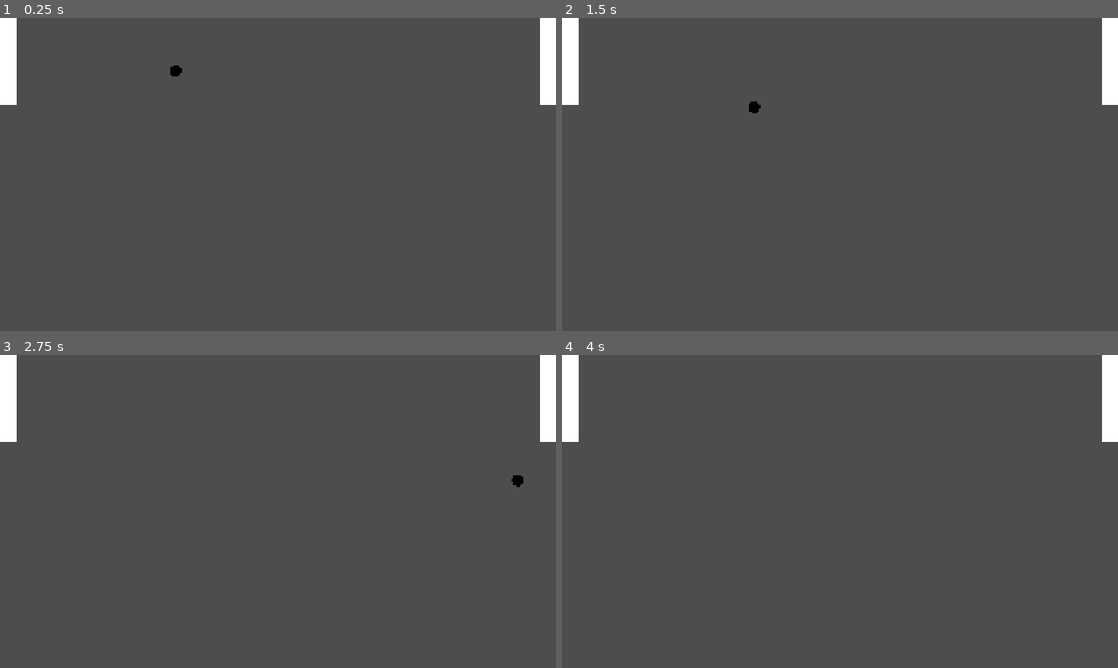
Above: before the commit, frames 1-4 (two rows, left to right).
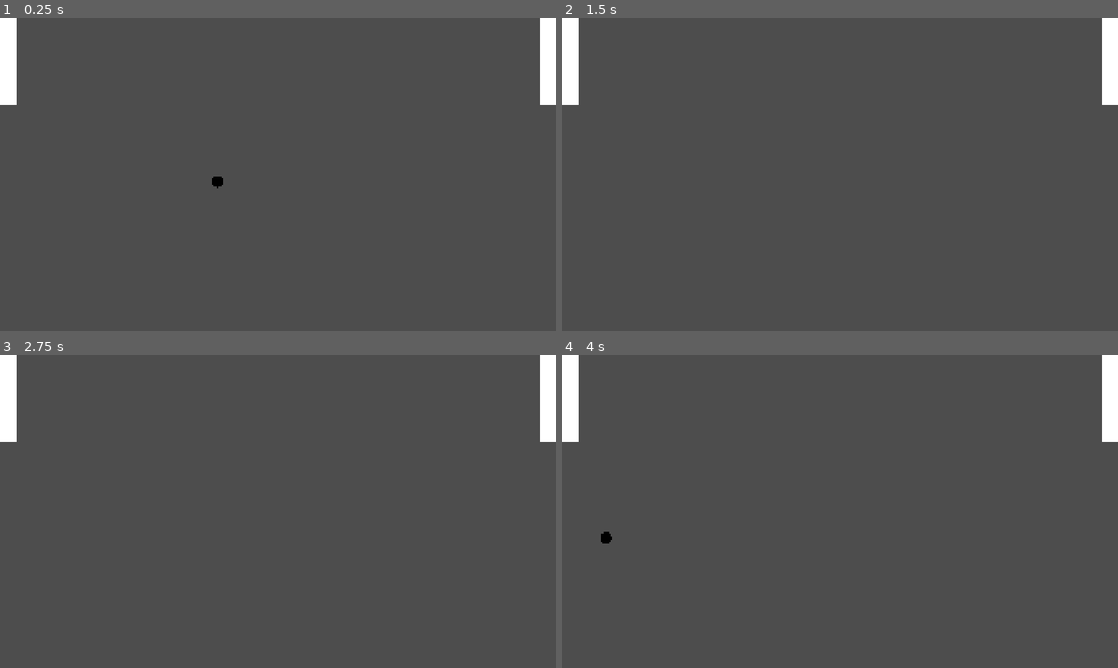
Above: after the commit, the same moments.

Repository: ddahon/pong-godot
Game: Godot game, scene res://main.tscn
The game is run twice, just before and just after one commit, with the same random seed, the same clock (stepped at 60 frames per second) and the same inputs.
Inputs:
- Up to frame 1 (0.25 s): no input
- Up to frame 2 (1.5 s): no input
- Up to frame 3 (2.75 s): no input
- Up to frame 4 (4 s): no input

The runs differ from the first frame. In frame 1, 0.1% of the frame differs, in the area x 30-41%, y 15-55%; in frame 2, less than 0.1%; in frame 3, less than 0.1%; in frame 4, less than 0.1%.

Commit message:
spawn balls

Diff:
--- a/ball.gd
+++ b/ball.gd
@@ -1,4 +1 @@
-class_name ball extends RigidBody2D
-
-func _ready():
-	set_axis_velocity(Vector2(-900, 100))
+class_name Ball extends RigidBody2D
--- /dev/null
+++ b/ball_spawner.gd
@@ -0,0 +1,19 @@
+class_name ball_spawner extends Node2D
+
+var ball_scene = preload("res://ball.tscn")
+var ball: Ball
+
+func spawn():
+	ball = ball_scene.instantiate()
+	ball.position = Vector2(960, 540)
+	ball.set_axis_velocity(Vector2(-900, 100))
+	add_child(ball)
+	print_debug("spawned")
+
+func _ready() -> void:
+	spawn()
+
+func _on_leave_arena(body: Node2D) -> void:
+	ball.queue_free()
+	await get_tree().create_timer(2).timeout
+	spawn()
--- /dev/null
+++ b/ball_spawner.tscn
@@ -0,0 +1,6 @@
+[gd_scene load_steps=2 format=3 uid="uid://c2iykd4htkjh0"]
+
+[ext_resource type="Script" uid="uid://dtrr46ku20d8i" path="res://ball_spawner.gd" id="1_ep4un"]
+
+[node name="BallSpawner" type="Node2D"]
+script = ExtResource("1_ep4un")
--- a/main.tscn
+++ b/main.tscn
@@ -3,9 +3,9 @@
 [ext_resource type="Script" uid="uid://dsps1nqnt4in1" path="res://main.gd" id="1_qgcia"]
 [ext_resource type="PackedScene" uid="uid://yuq1bd57urfg" path="res://player.tscn" id="2_0xm2m"]
 [ext_resource type="PackedScene" uid="uid://gf4ydnw0eec7" path="res://divider.tscn" id="2_7mycd"]
-[ext_resource type="PackedScene" uid="uid://cw6gyp7u42wve" path="res://ball.tscn" id="3_h2yge"]
 [ext_resource type="PackedScene" uid="uid://d1pdcw6l4tuay" path="res://wall.tscn" id="4_1bvp3"]
 [ext_resource type="PackedScene" uid="uid://cfv5474w3m1vy" path="res://arena_border.tscn" id="5_lquwl"]
+[ext_resource type="PackedScene" uid="uid://c2iykd4htkjh0" path="res://ball_spawner.tscn" id="6_7mycd"]
 
 [node name="Node2D" type="Node2D"]
 script = ExtResource("1_qgcia")
@@ -25,9 +25,6 @@
 up_control = &"up_p2"
 down_control = &"down_p2"
 
-[node name="Ball" parent="." instance=ExtResource("3_h2yge")]
-position = Vector2(815, 158)
-
 [node name="TopWall" parent="." instance=ExtResource("4_1bvp3")]
 
 [node name="BottomWall" parent="." instance=ExtResource("4_1bvp3")]
@@ -38,5 +35,9 @@
 [node name="RightBorder" parent="." instance=ExtResource("5_lquwl")]
 position = Vector2(1920, 0)
 
+[node name="BallSpawner" parent="." instance=ExtResource("6_7mycd")]
+
 [connection signal="body_entered" from="LeftBorder" to="Player2" method="_on_score"]
+[connection signal="body_entered" from="LeftBorder" to="BallSpawner" method="_on_leave_arena"]
 [connection signal="body_entered" from="RightBorder" to="Player1" method="_on_score"]
+[connection signal="body_entered" from="RightBorder" to="BallSpawner" method="_on_leave_arena"]
Not shown, added: ball_spawner.gd.uid
